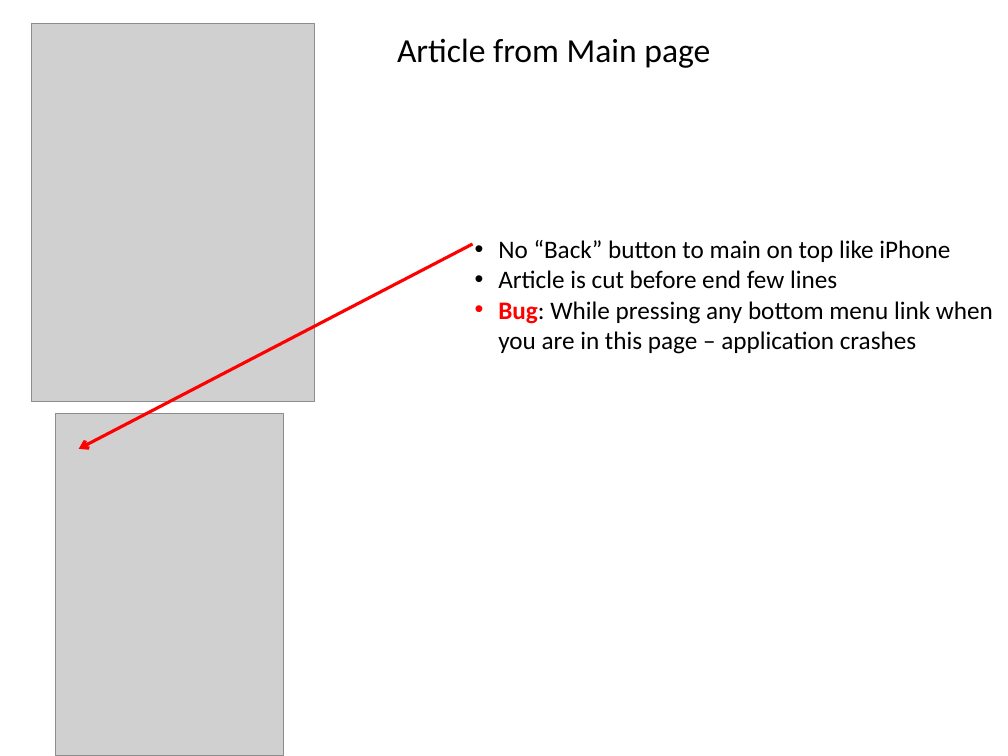
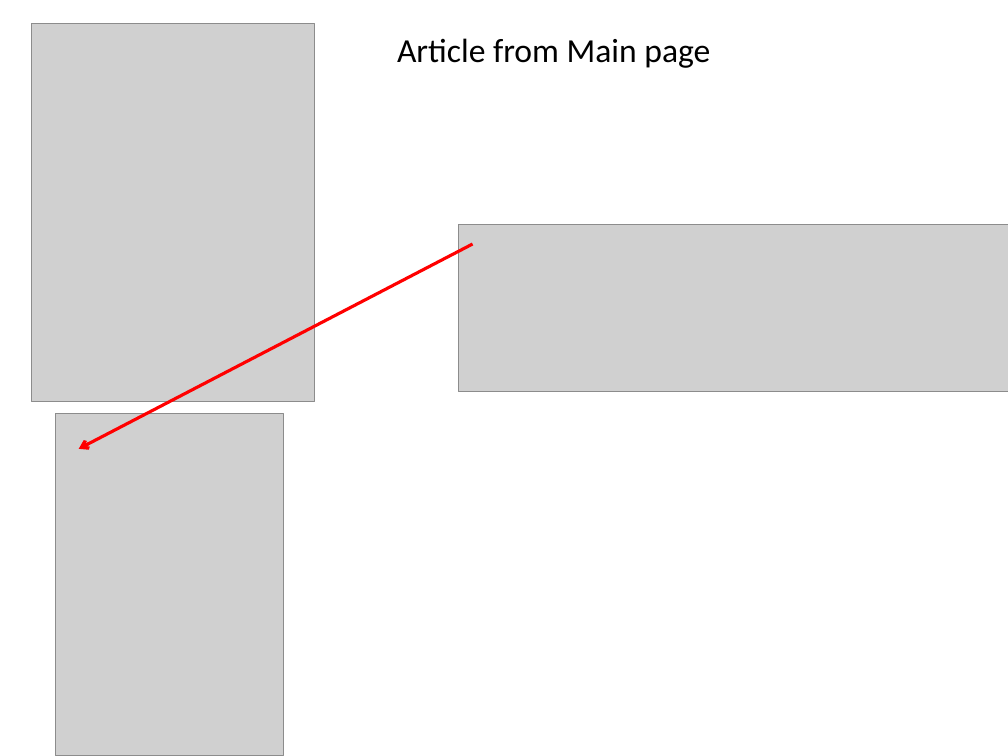
Before and after one commit to LaurentBarbareau/openbizcard, a slide deck: slide 5 of one/One android to fix.ppt. Drawn at 1008x756 pixels with LibreOffice and Linux fonts; fonts in the diff are those of the drawing; grey boxes stand for pictures. Boxes give left, top, right and bottom in pixels: in the first picture for what was removed or moved away, otherwise in the second. Text is boxed around its words. In the diff, an @@ line names an element or a change of style, - is before the commit and + after.

```diff
--- a/one/One android to fix.ppt
+++ b/one/One android to fix.ppt
@@ picture added at box(459, 225, 1008, 392) @@
@@ text removed at box(498, 240, 993, 354) @@
-• No “Back” button to main on top like iPhone
-• Article is cut before end few lines
-• Bug: While pressing any bottom menu link when you are in this page – application crashes
```
Also in this commit, not shown: 4 other slides changed, 7 other files.
